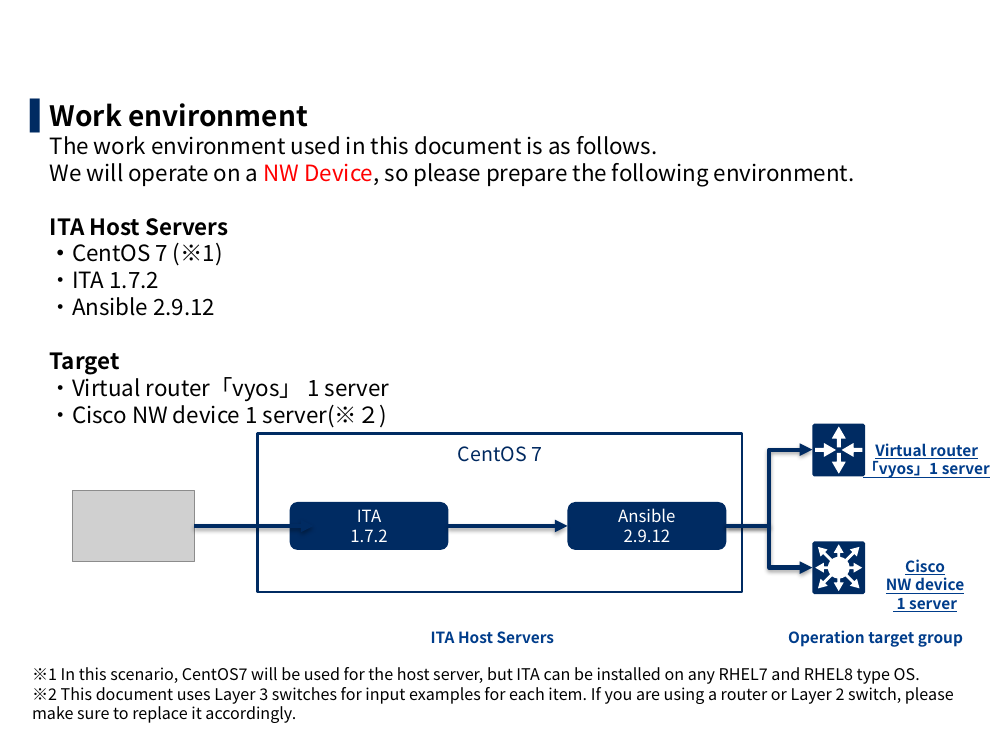
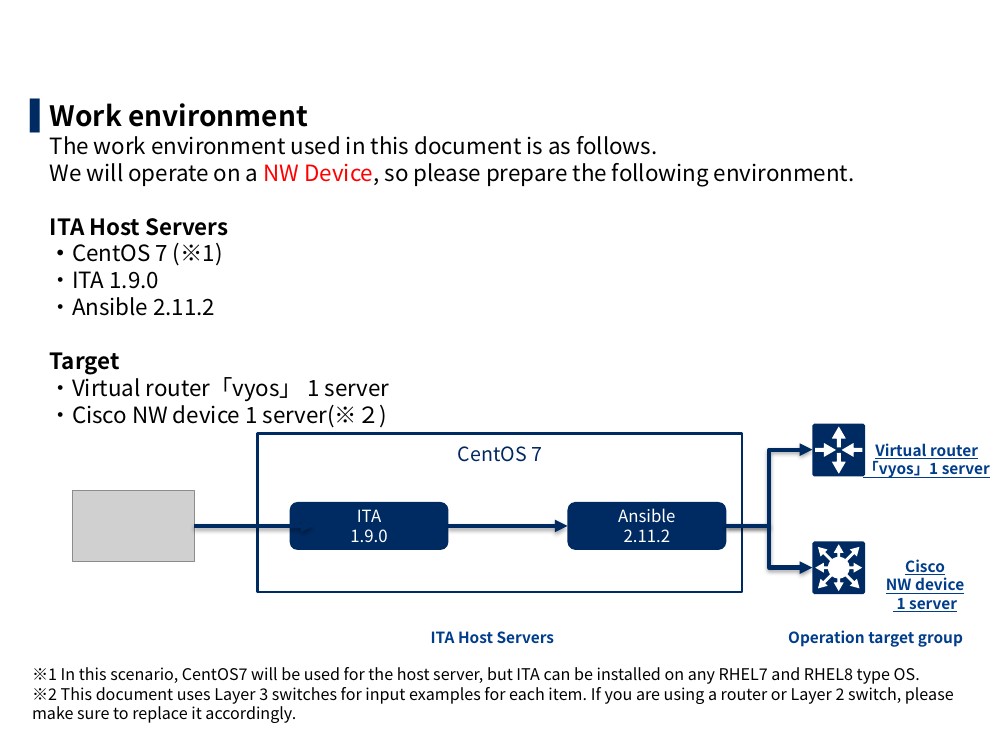
Before and after one commit to exastro-suite/it-automation-docs, a slide deck: slide 46 of asset/Learn/ITA-Ansible-Driver_en_practice.pptx (slide 45 before the commit). Drawn at 1008x756 pixels with LibreOffice and Linux fonts; fonts in the diff are those of the drawing; grey boxes stand for pictures; background and template pictures are left out. Boxes give left, top, right and bottom in pixels: in the first picture for what was removed or moved away, otherwise in the second. Text is boxed around its words. In the diff, an @@ line names an element or a change of style, - is before the commit and + after.

```diff
--- a/asset/Learn/ITA-Ansible-Driver_en_practice.pptx
+++ b/asset/Learn/ITA-Ansible-Driver_en_practice.pptx
@@ text at bbox=[50, 103, 855, 428]: text changed @@
-▌ Work environment
-  The work environment used in this document is as follows.
-  We will operate on a NW Device, so please prepare the following environment.
-  ITA Host Servers
-  ・CentOS 7 (※1)
-  ・ITA 1.7.2
-  ・Ansible 2.9.12
-  Target
-  ・Virtual router「vyos」 1 server
-  ・Cisco NW device 1 server(※２)
+▌ Work environment
+  The work environment used in this document is as follows.
+  We will operate on a NW Device, so please prepare the following environment.
+  ITA Host Servers
+  ・CentOS 7 (※1)
+  ・ITA 1.9.0
+  ・Ansible 2.11.2
+  Target
+  ・Virtual router「vyos」 1 server
+  ・Cisco NW device 1 server(※２)
@@ text in rounded rectangle at bbox=[350, 529, 387, 542]: text changed @@
-1.7.2
+1.9.0
@@ text in rounded rectangle at bbox=[624, 529, 671, 542]: text changed @@
-2.9.12
+2.11.2
```
Also in this commit, not shown: 53 other slides changed, 3 slides added, 1 slide removed, 11 other files.
